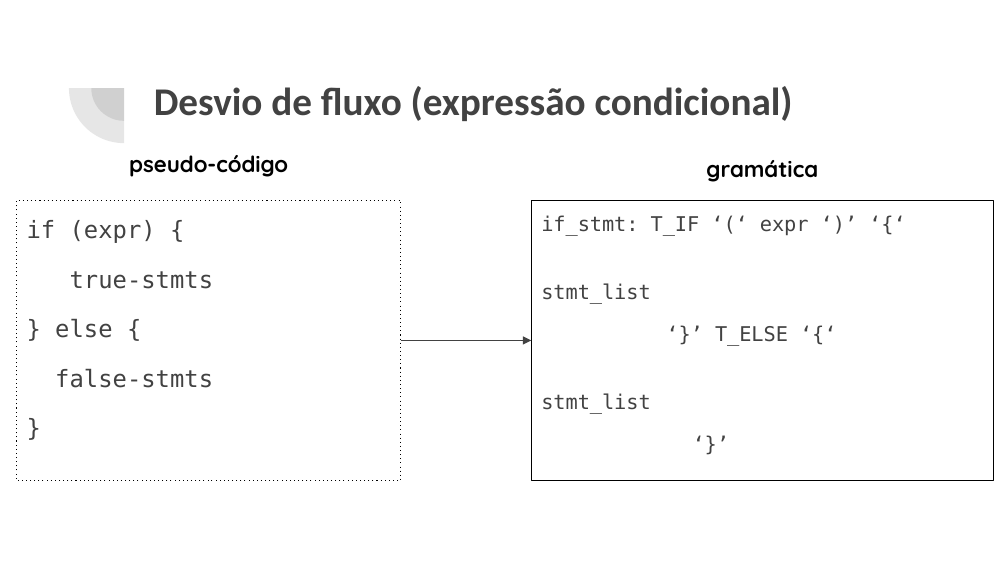
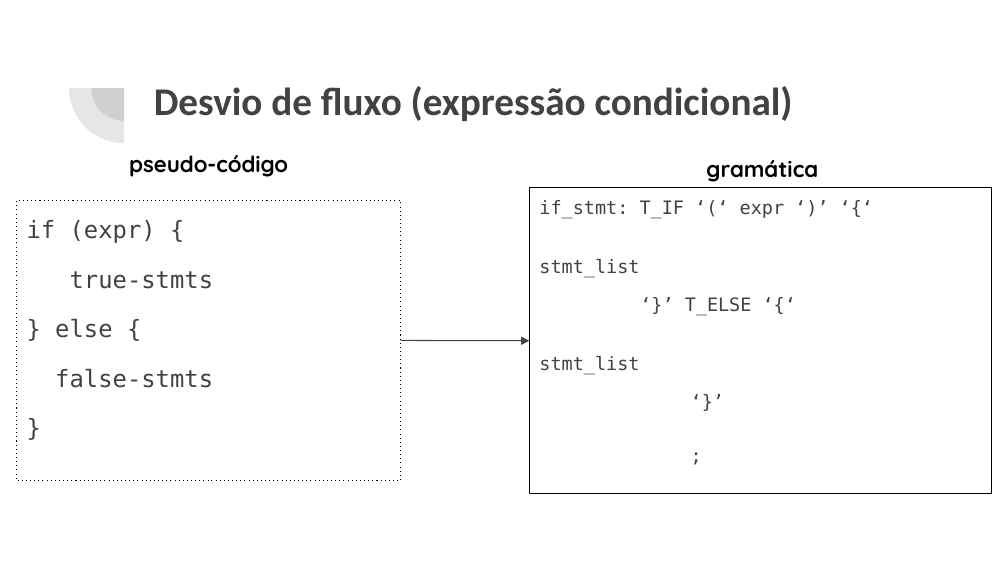
Before and after one commit to ajholanda/edu-compiladores, a slide deck: slide 12 of slides/geracao_codigo.pptx. Drawn at 1008x567 pixels with LibreOffice and Linux fonts; fonts in the diff are those of the drawing. Boxes give left, top, right and bottom in pixels: in the first picture for what was removed or moved away, otherwise in the second. Text is boxed around its words. In the diff, an @@ line names an element or a change of style, - is before the commit and + after.

Commit message:
format grammars

```diff
--- a/slides/geracao_codigo.pptx
+++ b/slides/geracao_codigo.pptx
@@ text at [529, 187, 991, 494]: paragraph added @@
+;
@@ text "if_stmt: T_IF ‘(‘ expr ‘)’ ...": place and size @@
-text "if_stmt: T_IF ‘(‘ expr ‘)’ ..." at [531, 201, 993, 481]
+text "if_stmt: T_IF ‘(‘ expr ‘)’ ..." at [529, 187, 991, 494]
@@ text at [539, 200, 784, 375]: size 14.4 to 13.2 pt; line spacing 1.05 to 0.95; indent changed @@
```
Also in this commit, not shown: 2 other slides changed.
